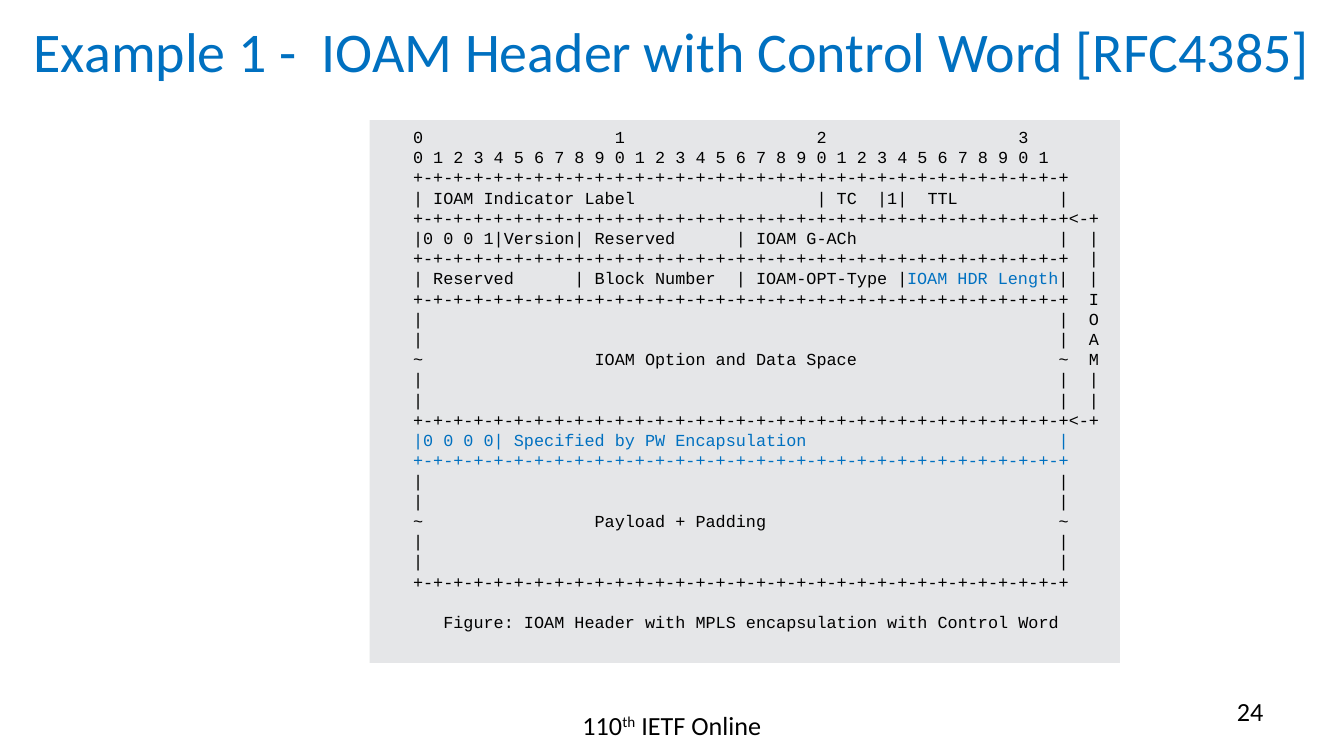
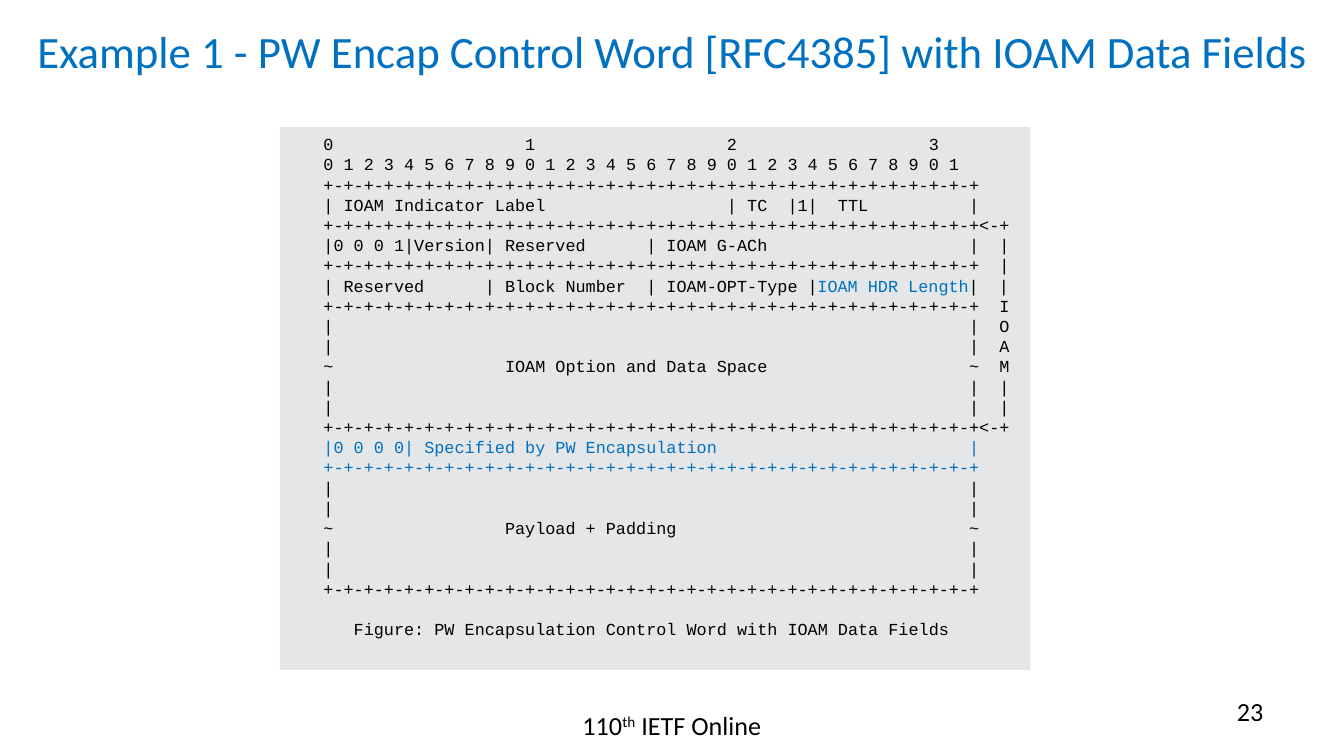
Before and after one commit to rakgandhi/ietf-slides, a slide deck: slide 23 of draft-gandhi-mpls-ioam-sr-05.pptx (slide 24 before the commit). Drawn at 1344x756 pixels with LibreOffice and Linux fonts; fonts in the diff are those of the drawing. Boxes give left, top, right and bottom in pixels: in the first picture for what was removed or moved away, otherwise in the second. Text is boxed around its words. In the diff, an @@ line names an element or a change of style, - is before the commit and + after.

```diff
--- a/draft-gandhi-mpls-ioam-sr-05.pptx
+++ b/draft-gandhi-mpls-ioam-sr-05.pptx
@@ title at (37,35,1306,76): text changed; size 30 to 24 pt @@
-Example 1 - IOAM Header with Control Word [RFC4385]
+Example 1 - PW Encap Control Word [RFC4385] with IOAM Data Fields
@@ rectangle "0 1 2 3": place and size @@
-rectangle "0 1 2 3" at (370,120,1120,663)
+rectangle "0 1 2 3" at (280,128,1030,671)
@@ text in rectangle at (354,623,949,639): text changed @@
-Figure: IOAM Header with MPLS encapsulation with Control Word
+Figure: PW Encapsulation Control Word with IOAM Data Fields
@@ page number at (1237,704,1263,721): text changed @@
-24
+23
```
Also in this commit, not shown: 19 other slides changed, 1 slide removed, 5 other files.
